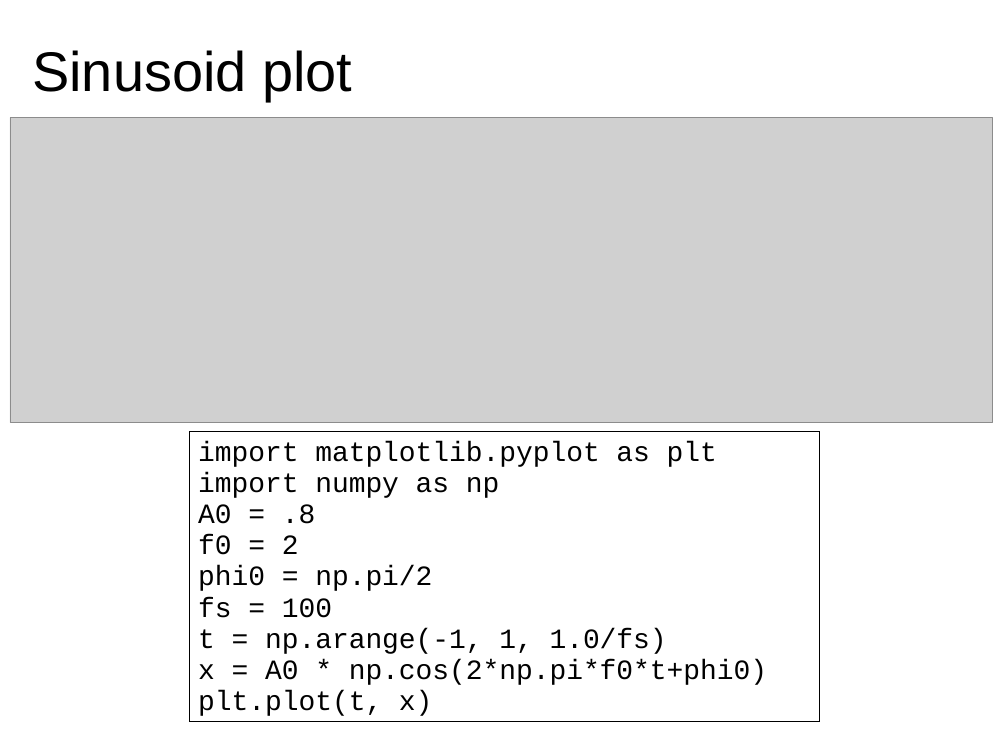
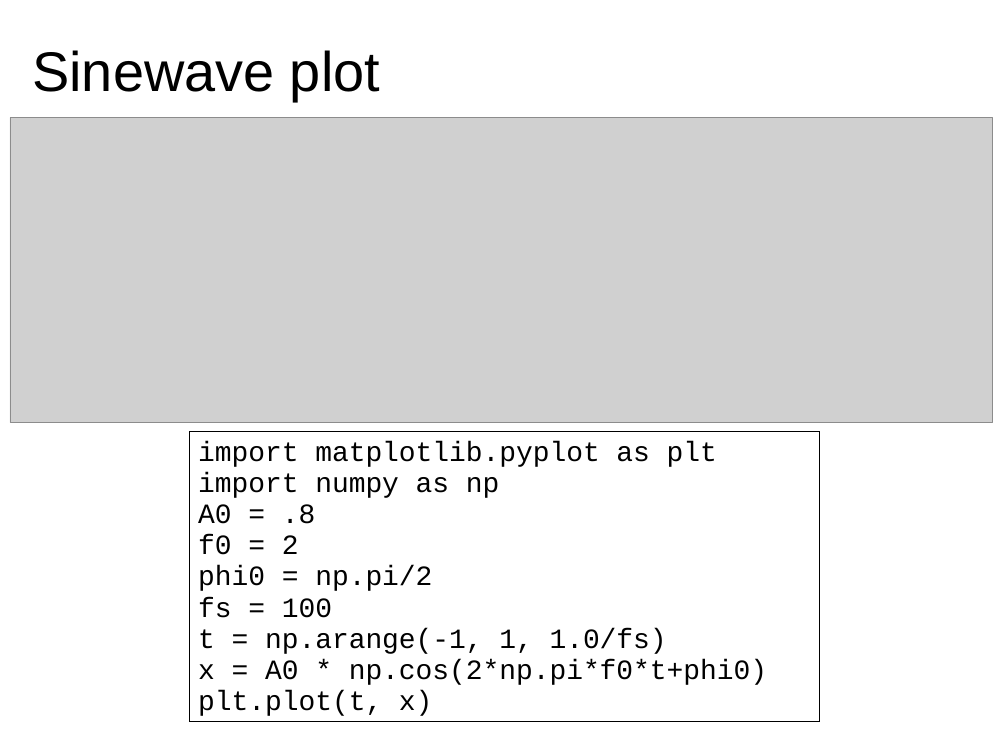
Before and after one commit to MTG/sms-tools, a slide deck: slide 4 of teaching-material/lectures/lect1-Introduction/1-Basic-mathematics.odp. Drawn at 1008x756 pixels with LibreOffice and Linux fonts; fonts in the diff are those of the drawing; grey boxes stand for pictures. Boxes give left, top, right and bottom in pixels: in the first picture for what was removed or moved away, otherwise in the second. Text is boxed around its words. In the diff, an @@ line names an element or a change of style, - is before the commit and + after.

```diff
--- a/teaching-material/lectures/lect1-Introduction/1-Basic-mathematics.odp
+++ b/teaching-material/lectures/lect1-Introduction/1-Basic-mathematics.odp
@@ title at bbox=[32, 50, 380, 101]: text changed @@
-Sinusoid plot
+Sinewave plot
```
Also in this commit, not shown: 1 other slide changed, 1 slide removed, 5 other files.
